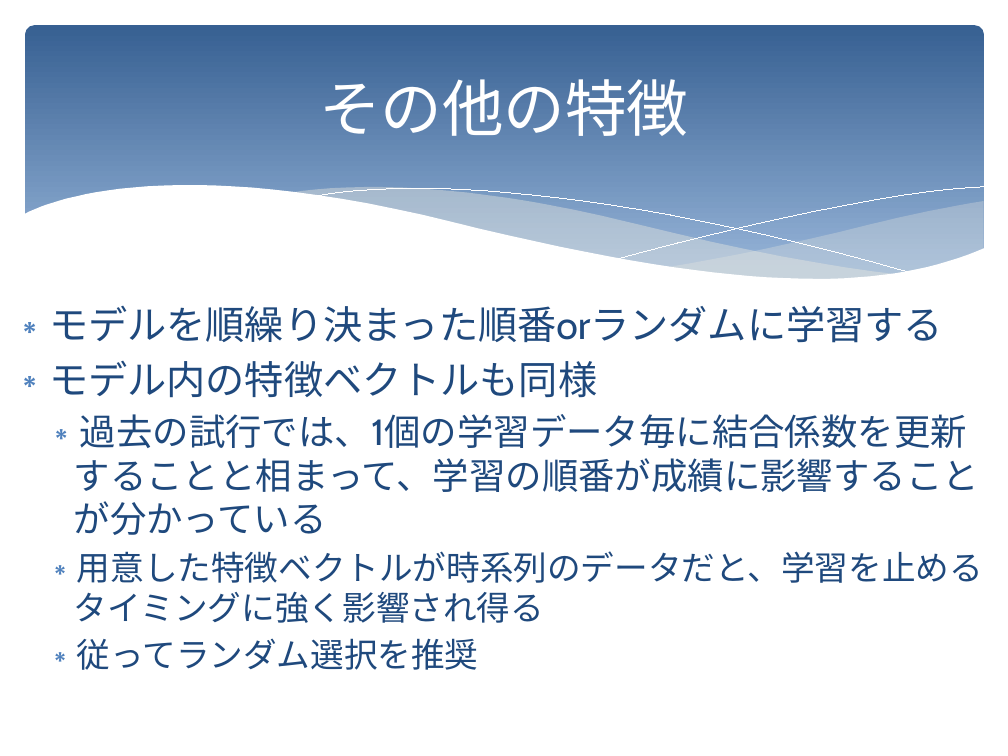
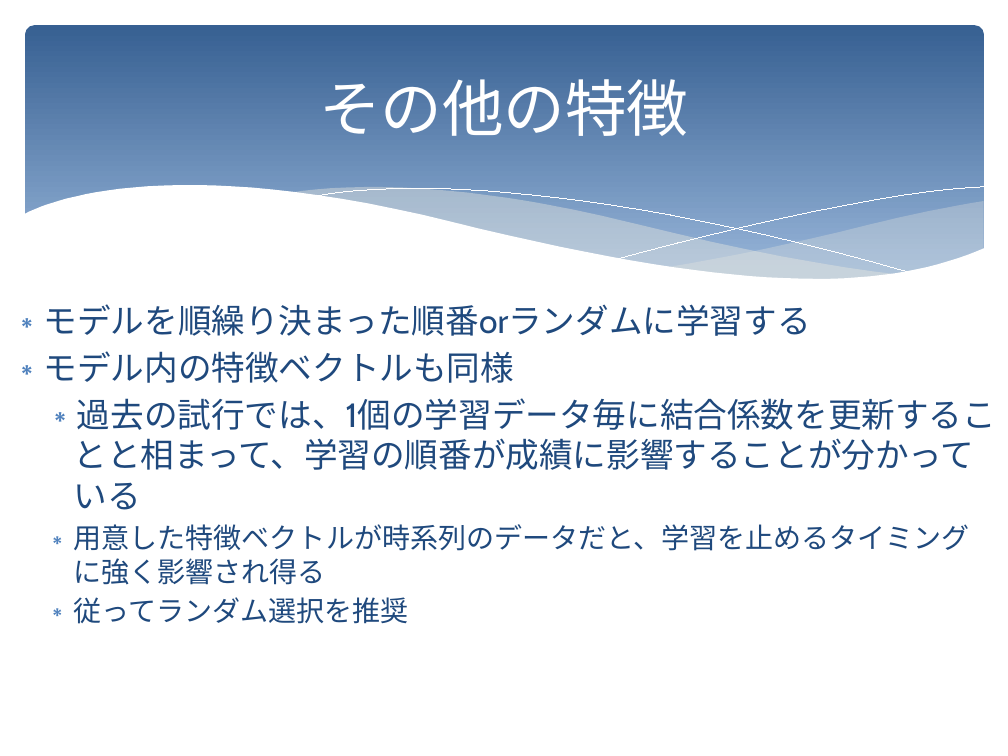
Before and after one commit to KatsuhiroMorishita/birdsong_project, a slide deck: slide 14 of doc/実装している特徴ベクトル生成クラスの仕様.pptx (slide 10 before the commit). Drawn at 1008x756 pixels with LibreOffice and Linux fonts; fonts in the diff are those of the drawing. Boxes give left, top, right and bottom in pixels: in the first picture for what was removed or moved away, otherwise in the second. Text is boxed around its words. In the diff, an @@ line names an element or a change of style, - is before the commit and + after.

Commit message:
ドキュメントの更新
説明書における記述の古い部分を修正した。

```diff
--- a/doc/実装している特徴ベクトル生成クラスの仕様.pptx
+++ b/doc/実装している特徴ベクトル生成クラスの仕様.pptx
@@ text "モデルを順繰り決まった順番orランダムに学習する" at (44, 304, 996, 624): size 28 to 24 pt in "モデルを順繰り決まった順番orランダムに学習する", "モデル内の特徴ベクトルも同様"; size 26 to 24 pt in "過去の試行では、1個の学習データ毎に結合係数を更新することと相まって、学習の順番が成績に影響することが分かっている"; size 24 to 20 pt in "用意した特徴ベクトルが時系列のデータだと、学習を止めるタイミングに強く影響され得る", "従ってランダム選択を推奨" @@
```
Also in this commit, not shown: 3 other slides changed, 4 slides added, 9 other files.
